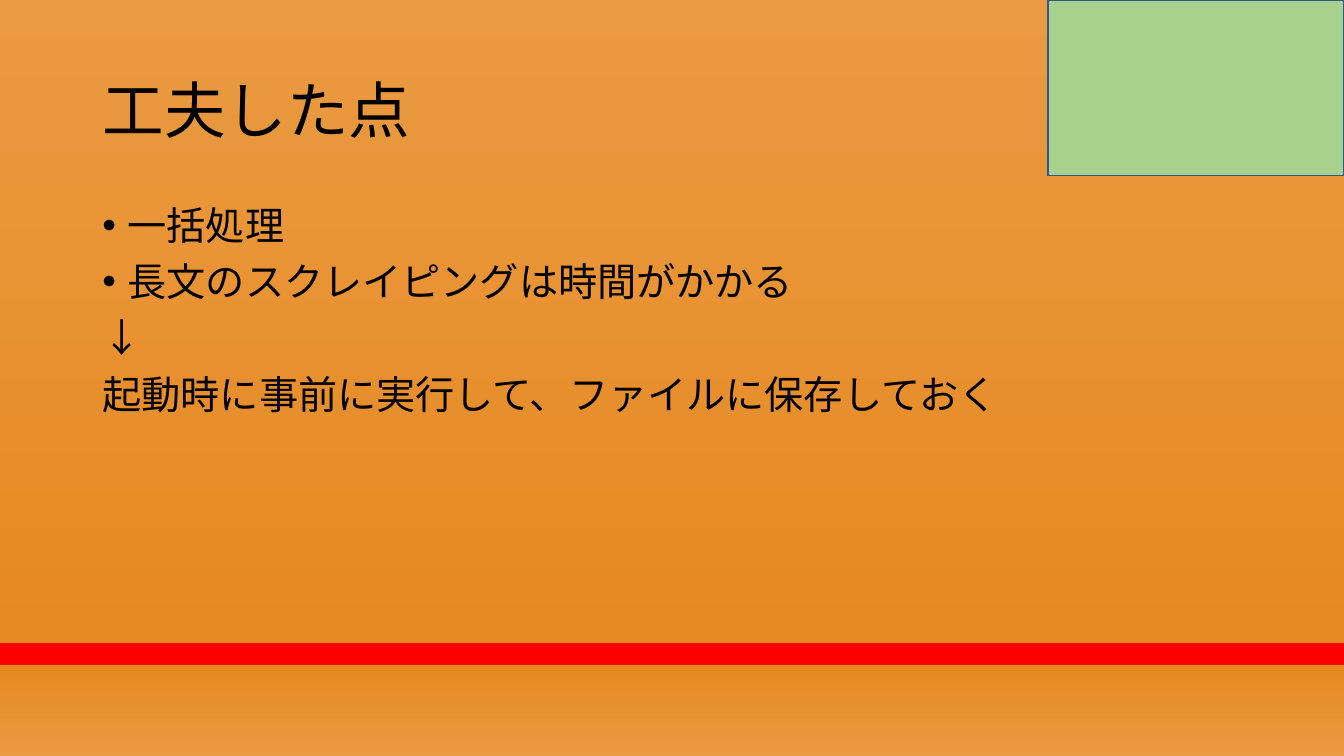
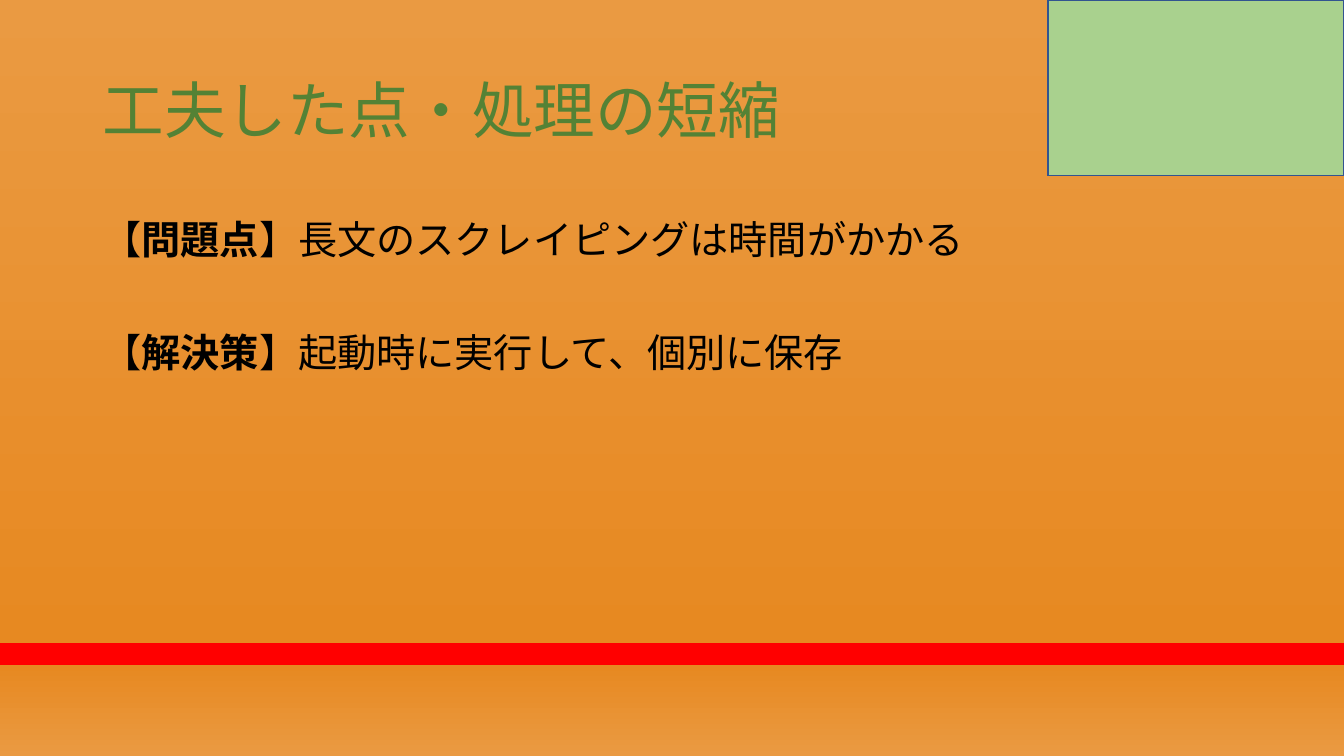
Before and after one commit to RikiishiSuzunosuke/AIspeaker_yosie, a slide deck: slide 13 of presentation/第二回プレゼン_アウトライン.pptx. Drawn at 1344x756 pixels with LibreOffice and Linux fonts; fonts in the diff are those of the drawing. Boxes give left, top, right and bottom in pixels: in the first picture for what was removed or moved away, otherwise in the second. Text is boxed around its words. In the diff, an @@ line names an element or a change of style, - is before the commit and + after.

```diff
--- a/presentation/第二回プレゼン_アウトライン.pptx
+++ b/presentation/第二回プレゼン_アウトライン.pptx
@@ title at <box>102,81,780,138</box>: text changed; text colour #000000 to #548235 @@
-工夫した点
+工夫した点・処理の短縮
@@ text at <box>102,220,963,371</box>: text changed @@
-• 一括処理
-• 長文のスクレイピングは時間がかかる
-↓
-起動時に事前に実行して、ファイルに保存しておく
+【問題点】長文のスクレイピングは時間がかかる
+【解決策】起動時に実行して、個別に保存
```
Also in this commit, not shown: 10 other slides changed, 1 other file.
